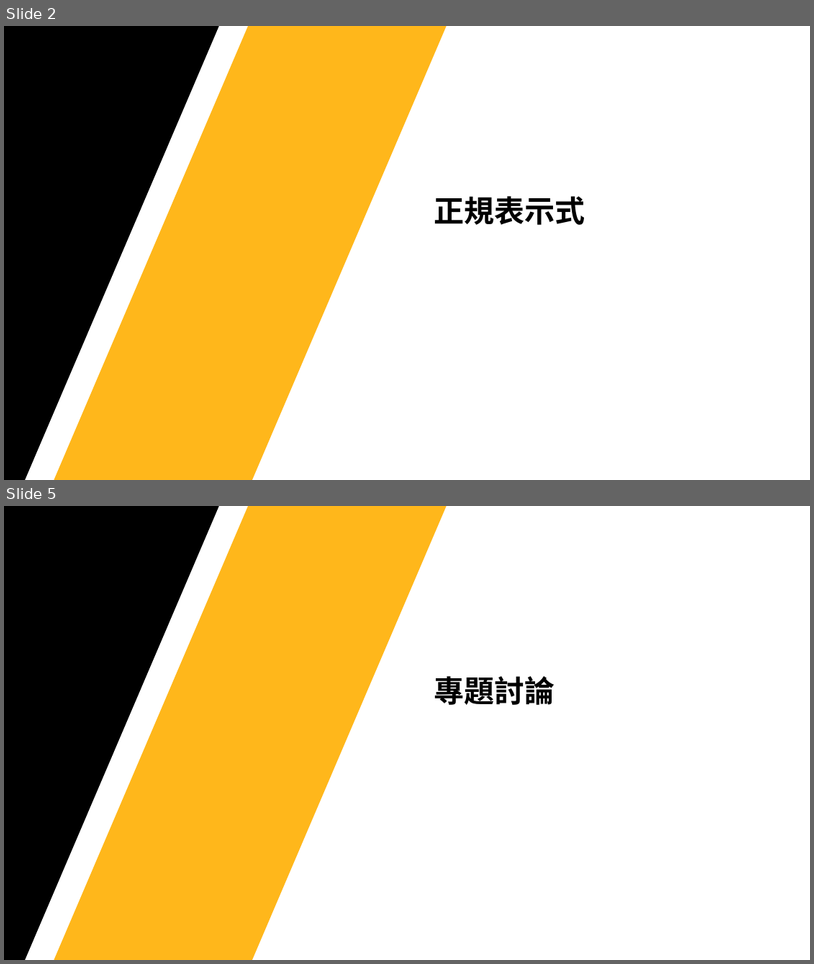
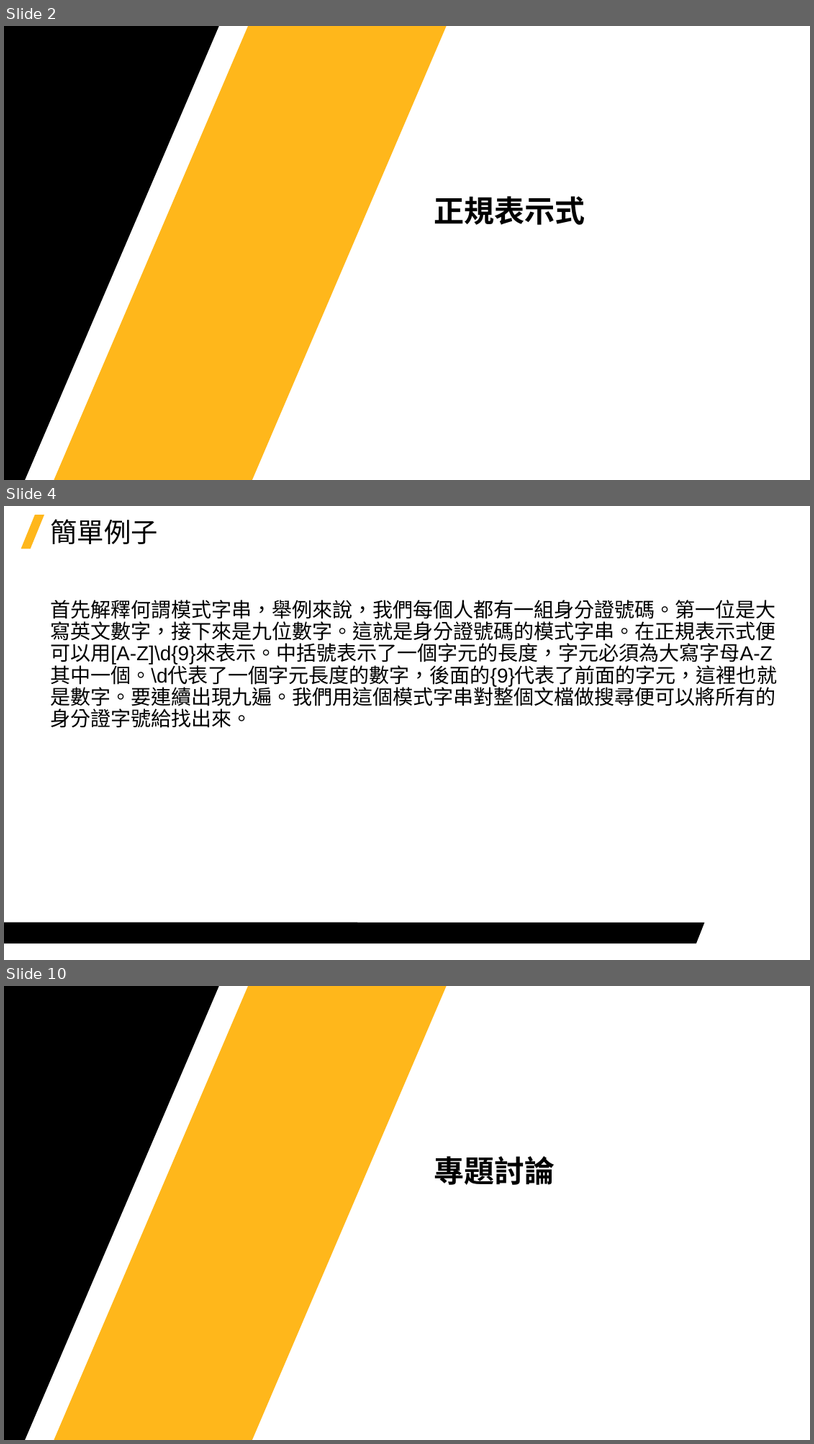
Before and after one commit to Jerrick-cheng/AEDT-Automation-Camp, a slide deck: 上課教材/Week6.pptx. Shown one above the other, each under a label of ours: slides 2 and 5 before the commit, slides 2, 4 and 10 after it; the slides between them are not shown. The pictures are 814x964 and 814x1444 pixels, drawn with LibreOffice and Linux fonts; fonts in the diff are those of the drawing; background and template pictures are left out. Boxes give left, top, right and bottom in pixels: in the first picture for what was removed or moved away, otherwise in the second. Text is boxed around its words. In the diff, an @@ line names an element or a change of style, - is before the commit and + after.

```diff
--- a/上課教材/Week6.pptx
+++ b/上課教材/Week6.pptx
@@ slide 4 added at [4, 506, 810, 960], background #FFFFFF @@
@@ parallelogram added at [21, 515, 44, 548], fill #FFB71B @@
@@ title added at [50, 519, 157, 544], 32 pt, text #000000 @@
+簡單例子
@@ text added at [50, 600, 777, 728], 24 pt, text #000000 @@
+首先解釋何謂模式字串，舉例來說，我們每個人都有一組身分證號碼。第一位是大寫英文數字，接下來是九位數字。這就是身分證號碼的模式字串。在正規表示式便可以用[A-Z]\d{9}來表示。中括號表示了一個字元的長度，字元必須為大寫字母A-Z其中一個。\d代表了一個字元長度的數字，後面的{9}代表了前面的字元，這裡也就是數字。要連續出現九遍。我們用這個模式字串對整個文檔做搜尋便可以將所有的身分證字號給找出來。
@@ freeform shape added at [4, 922, 705, 943], fill #000000 @@
@@ what was slide 5 is now slide 10 @@
```
Also in this commit, not shown: 1 slide changed, 5 other slides added, 1 slide removed, 2 other files.
